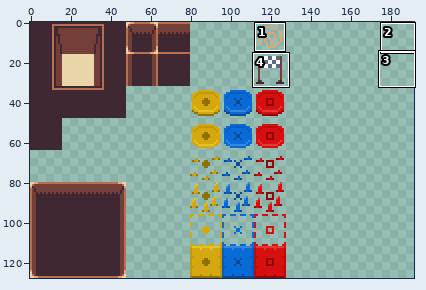
Two states of a pixel-art file, sprites/tiles.aseprite. Above: a wide view before the commit, with the close-up outlined.
Close-up. Before:
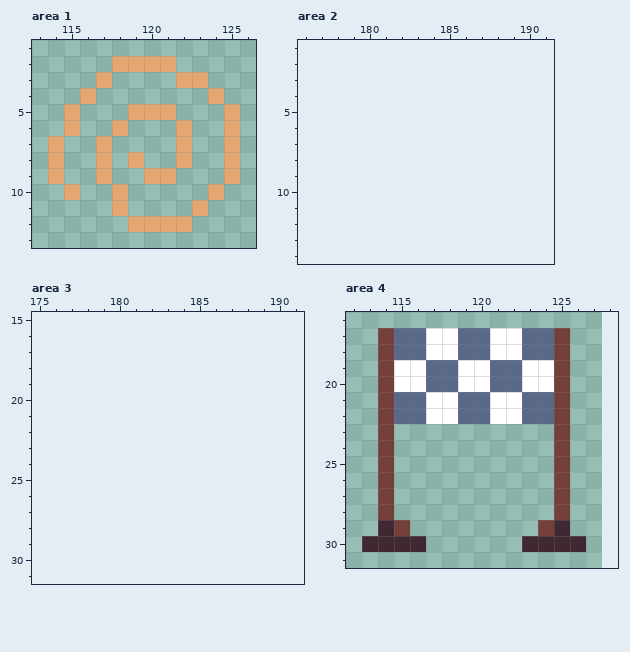
128x128 pixels, 1 frame. Shown: area 1: x 113..126, y 1..13; area 2: x 176..191, y 1..14; area 3: x 175..191, y 15..31; area 4: x 112..128, y 16..31. The old version is drawn lined up with the new one, on the new canvas. The commit also changed other parts of the picture, which this record leaves out.
After the commit:
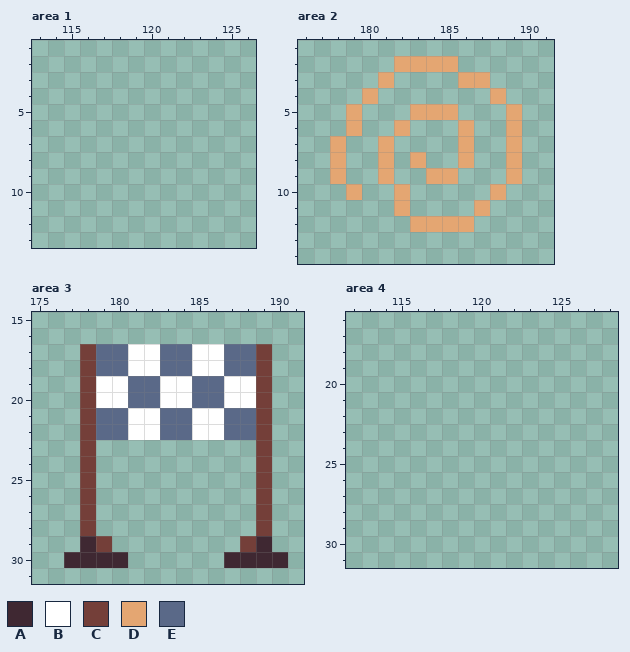
Palette (. is transparent): A #3f2832  B #ffffff  C #743f39  D #e4a672  E #5a6988
Diff:
canvas 128x128 -> 192x128
--- area 1
@@ x 113..126 @@
  1 ..............
- 2 .....DDDD.....
- 3 ....D....DD...
- 4 ...D.......D..
- 5 ..D...DDD...D.
- 6 ..D..D...D..D.
- 7 .D..D....D..D.
- 8 .D..D.D..D..D.
- 9 .D..D..DD...D.
-10 ..D..D.....D..
-11 .....D....D...
-12 ......DDDD....
+ 2 ..............
+ 3 ..............
+ 4 ..............
+ 5 ..............
+ 6 ..............
+ 7 ..............
+ 8 ..............
+ 9 ..............
+10 ..............
+11 ..............
+12 ..............
 13 ..............
--- area 2
@@ x 176..191 @@
  1 ................
- 2 ................
- 3 ................
- 4 ................
- 5 ................
- 6 ................
- 7 ................
- 8 ................
- 9 ................
-10 ................
-11 ................
-12 ................
+ 2 ......DDDD......
+ 3 .....D....DD....
+ 4 ....D.......D...
+ 5 ...D...DDD...D..
+ 6 ...D..D...D..D..
+ 7 ..D..D....D..D..
+ 8 ..D..D.D..D..D..
+ 9 ..D..D..DD...D..
+10 ...D..D.....D...
+11 ......D....D....
+12 .......DDDD.....
 13 ................
--- area 3
@@ x 175..191 @@
 16 .................
-17 .................
-18 .................
-19 .................
-20 .................
-21 .................
-22 .................
-23 .................
-24 .................
-25 .................
-26 .................
-27 .................
-28 .................
-29 .................
-30 .................
+17 ...CEEBBEEBBEEC..
+18 ...CEEBBEEBBEEC..
+19 ...CBBEEBBEEBBC..
+20 ...CBBEEBBEEBBC..
+21 ...CEEBBEEBBEEC..
+22 ...CEEBBEEBBEEC..
+23 ...C..........C..
+24 ...C..........C..
+25 ...C..........C..
+26 ...C..........C..
+27 ...C..........C..
+28 ...C..........C..
+29 ...AC........CA..
+30 ..AAAA......AAAA.
 31 .................
--- area 4
@@ x 112..128 @@
 16 .................
-17 ..CEEBBEEBBEEC...
-18 ..CEEBBEEBBEEC...
-19 ..CBBEEBBEEBBC...
-20 ..CBBEEBBEEBBC...
-21 ..CEEBBEEBBEEC...
-22 ..CEEBBEEBBEEC...
-23 ..C..........C...
-24 ..C..........C...
-25 ..C..........C...
-26 ..C..........C...
-27 ..C..........C...
-28 ..C..........C...
-29 ..AC........CA...
-30 .AAAA......AAAA..
+17 .................
+18 .................
+19 .................
+20 .................
+21 .................
+22 .................
+23 .................
+24 .................
+25 .................
+26 .................
+27 .................
+28 .................
+29 .................
+30 .................
 31 .................
Changed places in both close-ups, as pixel boxes (x1, y1, x2, y2):
erased: (48, 56, 240, 232)
added: (330, 56, 522, 232)
added: (64, 344, 288, 568)
erased: (362, 328, 586, 552)
